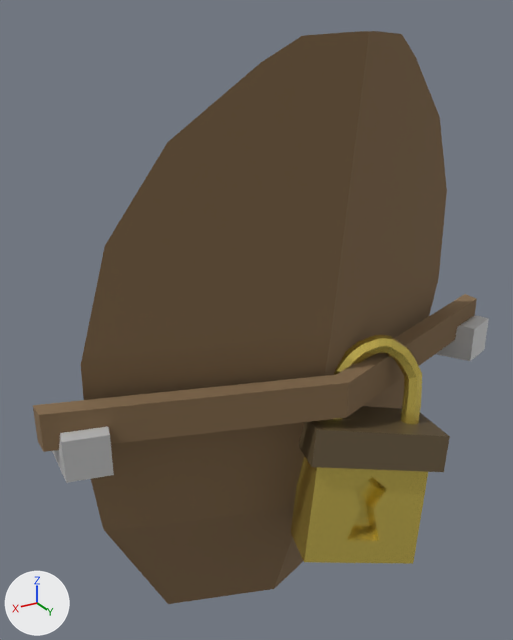
One commit to the glTF model models/porte.glb: the scene before it, then after it.
One viewpoint serves both versions: a 50 mm camera at (3.26, 8.79, 5.74) aimed at (0.33, 3.9, 3.3). Lighting does not change. The marker at lower left points along +X, +Y and +Z. Objects named as collision shapes, trigger or cutter boxes, shadow casters or lower levels of detail are left out. Where no turn or scale is listed for an object, it has been applied to the vertices. Vertices at the same position are counted once.
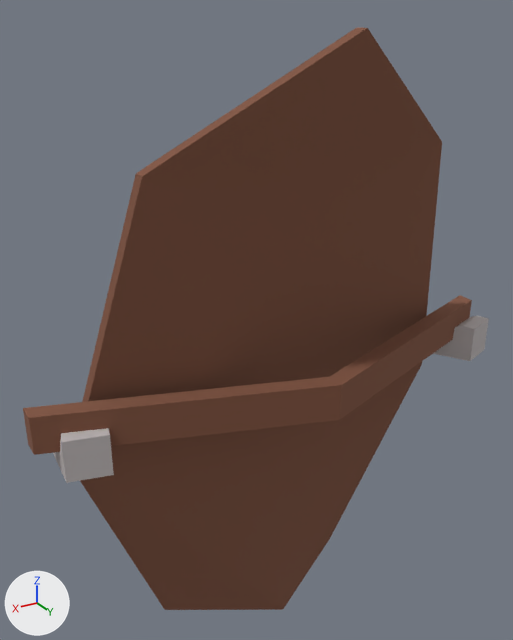
What changed in the scene script:
```text
Add img_texture:
    img_texture = load_image('texture', '_unpacked/texture', 512, 512, 'sRGB')
Add mat_general:
    mat_general = principled_material('general')
    mat_general.texture = img_texture
    mat_general.roughness = 1.0
Change me_sphere_008:
    used by ob_porte; location = (0.07, 4.17, 2.86); scale = (0.8, 0.8, 0.8)
    remove me_sphere_008.from_pydata(...)  # 30 vertices, 30 faces; spans x -2.31..2.31, y -0.9..0.9, z -3.48..3.48
    remove me_sphere_008.materials.append(mat_wood)  # brown #846b4c
    add me_sphere_008.from_pydata(...)  # 16 vertices, 28 faces; spans x -1.0..1.0, y -0.81..1.0, z -19.96..7.93
    me_sphere_008 part 4: the whole mesh is rebuilt
    add me_sphere_008.materials.append(mat_general)  # picture img_texture
Change me_cube_007:
    where me_cube_007.from_pydata(...)  # 12 vertices, 20 faces; spans x -1.0..1.0, y -0.47..0.47, z -1.0..1.0
    used by ob_cube_002; location = (0.03, 4.37, 2.87); scale = (2.27, 1.0, 0.16)
    remove me_cube_007.materials.append(mat_wood)  # brown #846b4c
    me_cube_007 part 1: texture (UV) coordinates of 20 of 20 faces, centred in x -1.0..1.0, y -0.42..0.21, z -1.0..1.0, changed; they spanned u 0.12..0.88, v 0.0..1.0 and now span u 0.41..0.42, v 0.22..0.23
    add me_cube_007.materials.append(mat_general)  # picture img_texture
Change me_cube_008:
    where me_cube_008.from_pydata(...)  # 12 vertices, 20 faces; spans x -1.29..1.29, y -4.12..4.12, z -1.0..1.0
    used by ob_cube_007; location = (2.02, 4.03, 2.69); rotation_euler = (0.0, 0.0, -0.255), in degrees (0, 0, -15); scale = (0.175, -0.0634, 0.178)
    remove me_cube_008.materials.append(mat_stone)  # light grey #bfbfbf
    me_cube_008 part 2: texture (UV) coordinates of 20 of 20 faces, centred in x -1.29..1.1, y -4.12..4.12, z -1.0..1.0, changed; they spanned u 0.12..0.88, v 0.0..1.0 and now span u 0.18..0.2, v 0.14..0.16
    add me_cube_008.materials.append(mat_general)  # picture img_texture
Change me_cube_009:
    where me_cube_009.from_pydata(...)  # 12 vertices, 20 faces; spans x -1.29..1.29, y -4.12..4.12, z -1.0..1.0
    used by ob_cube_008; location = (-1.96, 4.07, 2.69); rotation_euler = (0.0, 0.0, 0.338), in degrees (0, 0, 19); scale = (0.175, -0.0634, 0.178)
    remove me_cube_009.materials.append(mat_stone)  # light grey #bfbfbf
    me_cube_009 part 3: texture (UV) coordinates of 20 of 20 faces, centred in x -1.29..1.1, y -4.12..4.12, z -1.0..1.0, changed; they spanned u 0.12..0.88, v 0.0..1.0 and now span u 0.19..0.19, v 0.14..0.15
    add me_cube_009.materials.append(mat_general)  # picture img_texture
Change ob_porte:
    ob_porte.location: (0.07, 4.17, 2.86) -> (0.1, 3.77, 2.53)
    ob_porte.rotation_euler: (0.0, 0.0, 0.0) -> (1.571, 0.0, 0.0)  # degrees (0, 0, 0) -> degrees (90, 0, 0)
    ob_porte.scale: (0.8, 0.8, 0.8) -> (1.93, 3.13, 0.057)
Change ob_cube_002:
    ob_cube_002.location: (0.03, 4.37, 2.87) -> (0.1, 4.37, 2.87)
    ob_cube_002.rotation_euler: (0.0, 0.0, 0.0) -> (0.0, 0.00031, 0.0)  # degrees (0, 0, 0)
Remove ob_cube_004:
    ob_cube_004 = bpy.data.objects.new('Cube.004', me_cube_018)
    ob_cube_004.location = (-0.29, 4.55, 1.73)
Remove ob_cube_005:
    ob_cube_005 = bpy.data.objects.new('Cube.005', me_cube_019)
    ob_cube_005.location = (-0.33, 4.55, 1.94)
Remove ob_cylinder_002:
    ob_cylinder_002 = bpy.data.objects.new('Cylinder.002', me_cylinder_024)
    ob_cylinder_002.location = (-0.01, 4.59, 2.37)
```

Pixel boxes [x1, y1, x2, y2] of what changed, in the pictures (513 x 640 px):
'porte', reshaped, moved, turned, rescaled
    before: [81, 31, 447, 604]
    after: [80, 28, 442, 610]
'Cube.002', recoloured, surface changed, moved, turned
    before: [33, 294, 477, 452]
    after: [23, 295, 472, 455]
'Cube.004', deleted (yellow)
    before: [291, 456, 428, 564]
'Cube.005', deleted (brown)
    before: [299, 406, 450, 472]
'Cylinder.002', deleted (yellow)
    before: [330, 335, 422, 424]
part 2 of me_cube_008, surface changed
    before: [52, 427, 114, 483]
    after: [53, 428, 114, 483]
part 3 of me_cube_009, surface changed
    before: [436, 316, 489, 361]
    after: [433, 316, 489, 361]
